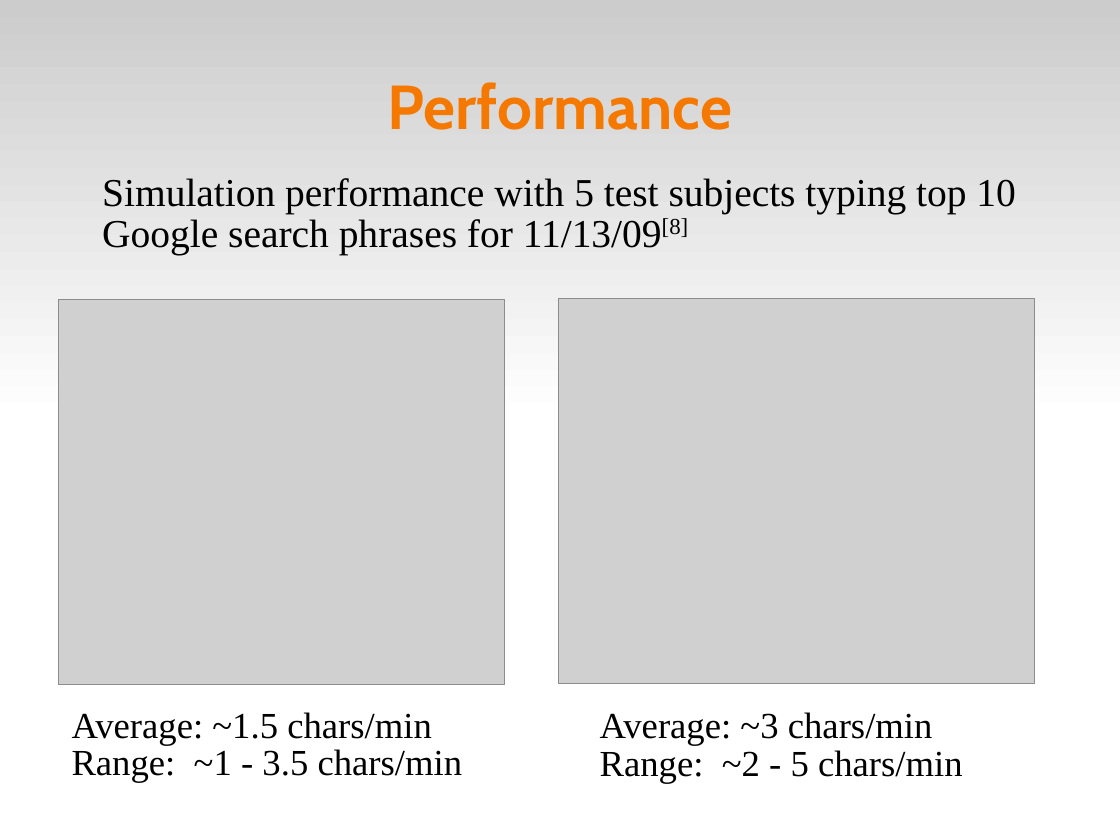
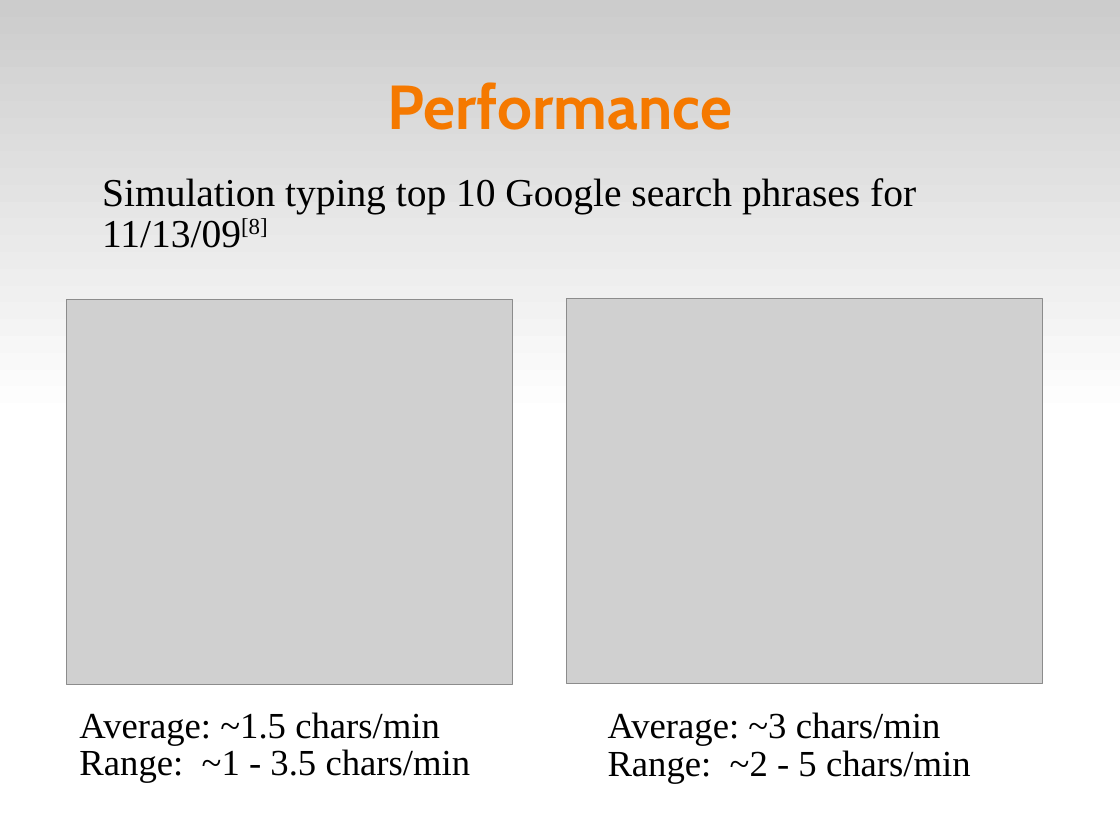
Before and after one commit to abdullah38rcc/BCI-Virtual-Keyboard, a slide deck: slide 14 of master's/docs/virtKey.ppt (slide 10 before the commit). Drawn at 1120x840 pixels with LibreOffice and Linux fonts; fonts in the diff are those of the drawing; grey boxes stand for pictures. Boxes give left, top, right and bottom in pixels: in the first picture for what was removed or moved away, otherwise in the second. Text is boxed around its words. In the diff, an @@ line names an element or a change of style, - is before the commit and + after.

```diff
--- a/master's/docs/virtKey.ppt
+++ b/master's/docs/virtKey.ppt
@@ text at (102,178,916,248): text changed @@
-Simulation performance with 5 test subjects typing top 10 Google search phrases for 11/13/09[8]
+Simulation typing top 10 Google search phrases for 11/13/09[8]
@@ picture: place and size @@
-picture at (59,299,505,684)
+picture at (66,299,512,684)
@@ picture: place and size @@
-picture at (559,299,1035,684)
+picture at (567,299,1043,684)
@@ text "Average: ~1.5 chars/min": place and size @@
-text "Average: ~1.5 chars/min" at (72,712,463,783)
+text "Average: ~1.5 chars/min" at (79,712,471,783)
@@ text "Average: ~3 chars/min": place and size @@
-text "Average: ~3 chars/min" at (600,712,963,783)
+text "Average: ~3 chars/min" at (608,712,971,783)
```
Also in this commit, not shown: 9 other slides changed, 6 slides added.
